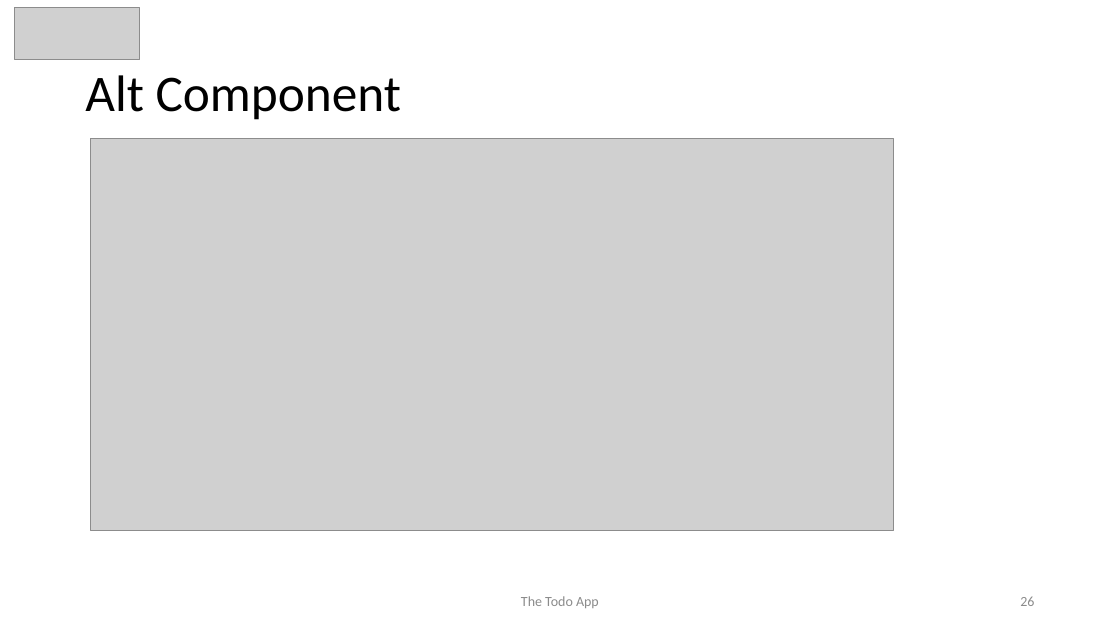
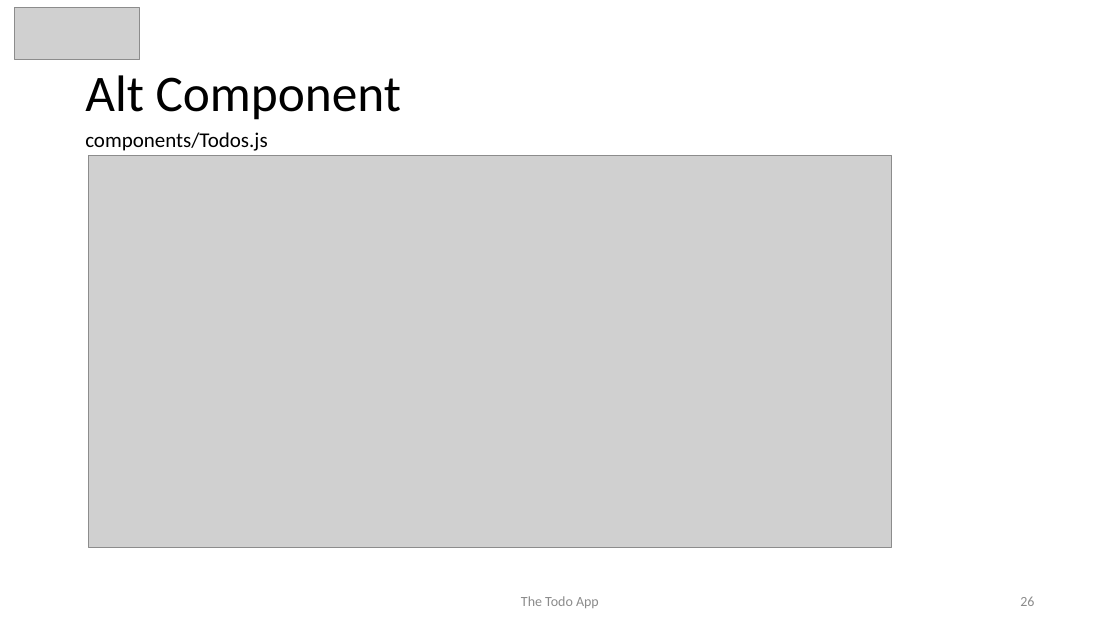
Before and after one commit to awahab29/samplealt, a slide deck: slide 26 of React.pptx. Drawn at 1120x630 pixels with LibreOffice and Linux fonts; fonts in the diff are those of the drawing; grey boxes stand for pictures. Boxes give left, top, right and bottom in pixels: in the first picture for what was removed or moved away, otherwise in the second. Text is boxed around its words. In the diff, an @@ line names an element or a change of style, - is before the commit and + after.

```diff
--- a/React.pptx
+++ b/React.pptx
@@ text added at (x1=85, y1=132, x2=267, y2=151), 18 pt, text #000000 @@
+components/Todos.js
@@ picture moved from (x1=91, y1=139, x2=894, y2=531) to (x1=89, y1=155, x2=892, y2=548) @@
```
Also in this commit, not shown: 6 other slides changed.
